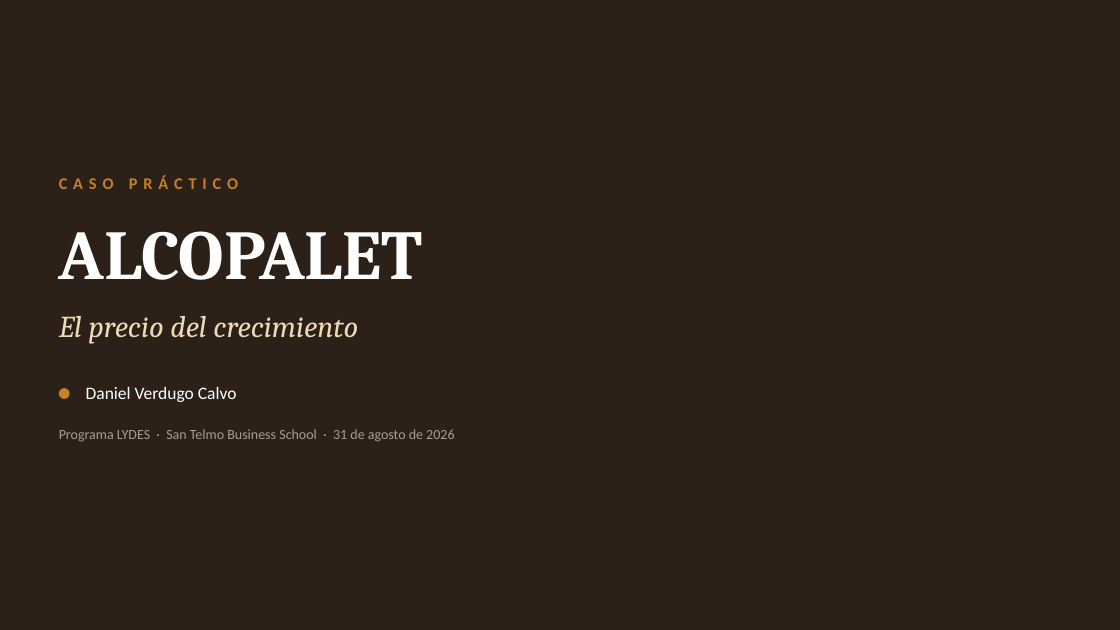
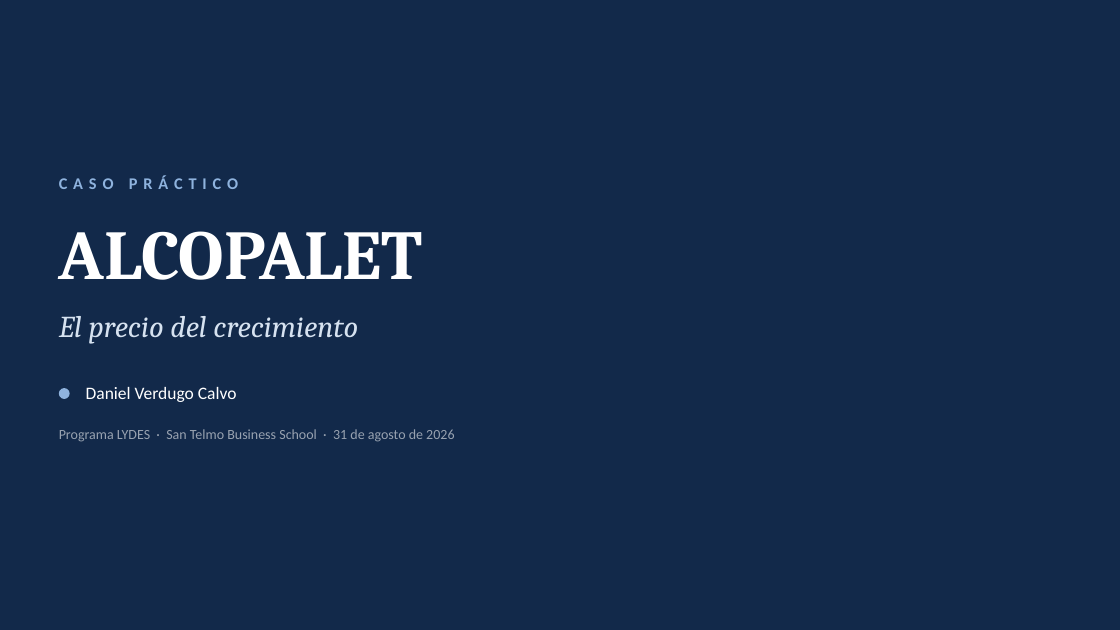
Before and after one commit to daniverdugocal-dot/DANISANTELMO, a slide deck: slide 1 of Alcopalet_Defensa.pptx. Drawn at 1120x630 pixels with LibreOffice and Linux fonts; fonts in the diff are those of the drawing. Boxes give left, top, right and bottom in pixels: in the first picture for what was removed or moved away, otherwise in the second. Text is boxed around its words. In the diff, an @@ line names an element or a change of style, - is before the commit and + after.

```diff
--- a/Alcopalet_Defensa.pptx
+++ b/Alcopalet_Defensa.pptx
@@ background #2B2118 to #12294A @@
@@ text "CASO PRÁCTICO" at bbox=[59, 176, 238, 189]: text colour #C87F2A to #8FB3DE @@
@@ text "El precio del crecimiento" at bbox=[59, 316, 358, 344]: text colour #EFD9B8 to #D6E2F0 @@
@@ ellipse at bbox=[59, 388, 70, 399]: fill #C87F2A to #8FB3DE @@
@@ text "Programa LYDES · San Telmo ..." at bbox=[59, 429, 454, 442]: text colour #A79E93 to #98A2B0 @@
```
Also in this commit, not shown: 11 other slides changed, 1 other file.
